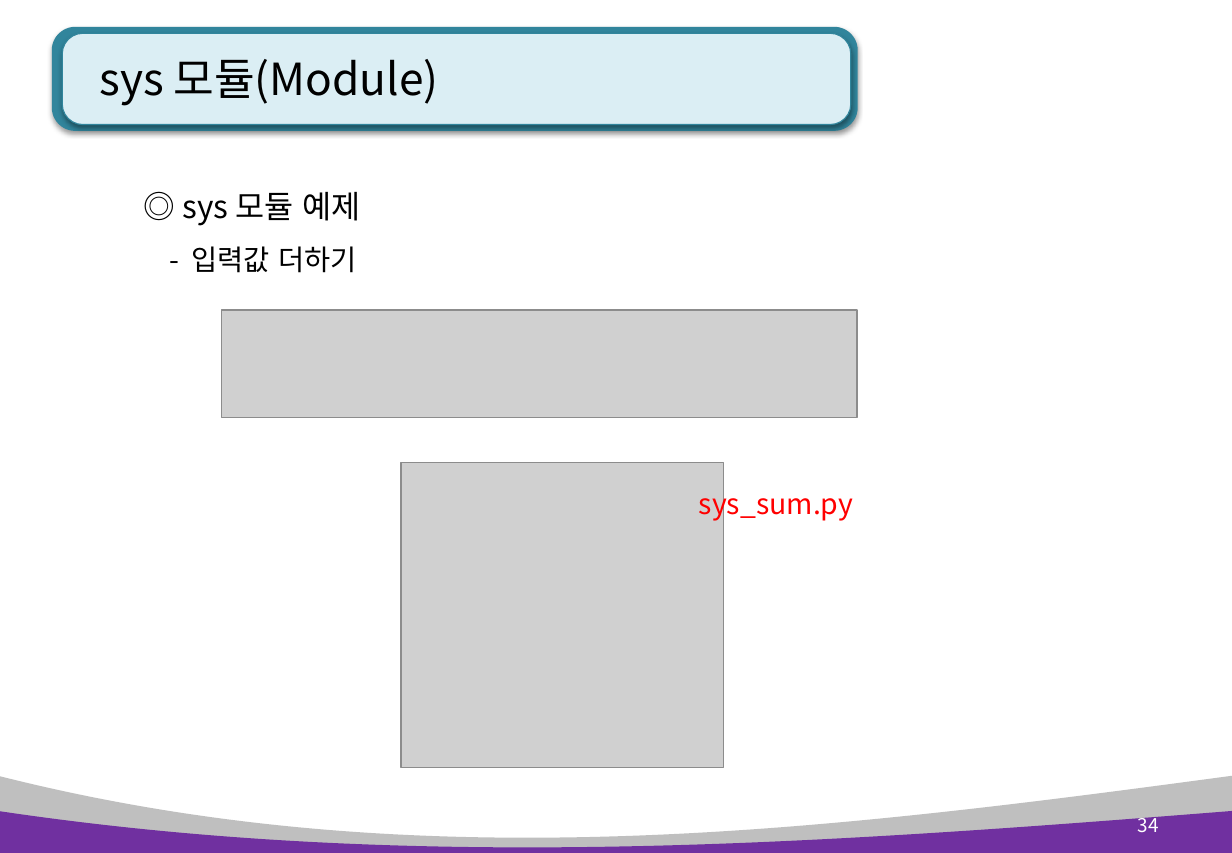
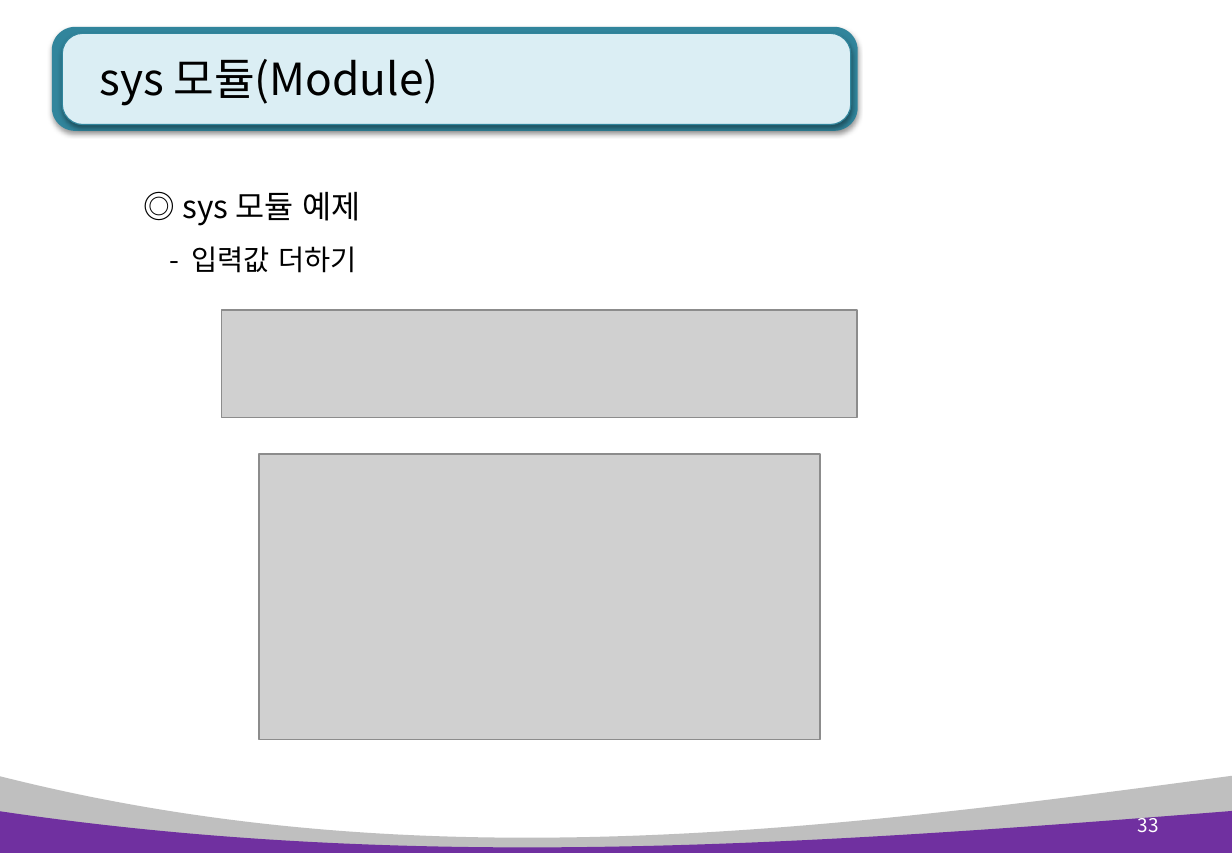
Before and after one commit to kiyongee2/green_project_web, a slide deck: slide 33 of python_ppt/Python 6장. 모듈 .pptx (slide 34 before the commit). Drawn at 1232x853 pixels with LibreOffice and Linux fonts; fonts in the diff are those of the drawing; grey boxes stand for pictures. Boxes give left, top, right and bottom in pixels: in the first picture for what was removed or moved away, otherwise in the second. Text is boxed around its words. In the diff, an @@ line names an element or a change of style, - is before the commit and + after.

```diff
--- a/python_ppt/Python 6장. 모듈 .pptx
+++ b/python_ppt/Python 6장. 모듈 .pptx
@@ picture: place and size @@
-picture at box(402, 462, 724, 767)
+picture at box(259, 454, 820, 739)
@@ text removed at box(699, 485, 853, 521) @@
-sys_sum.py
@@ page number at box(1138, 813, 1159, 833): text changed @@
-34
+33
```
Also in this commit, not shown: 4 other slides changed, 2 other files.
